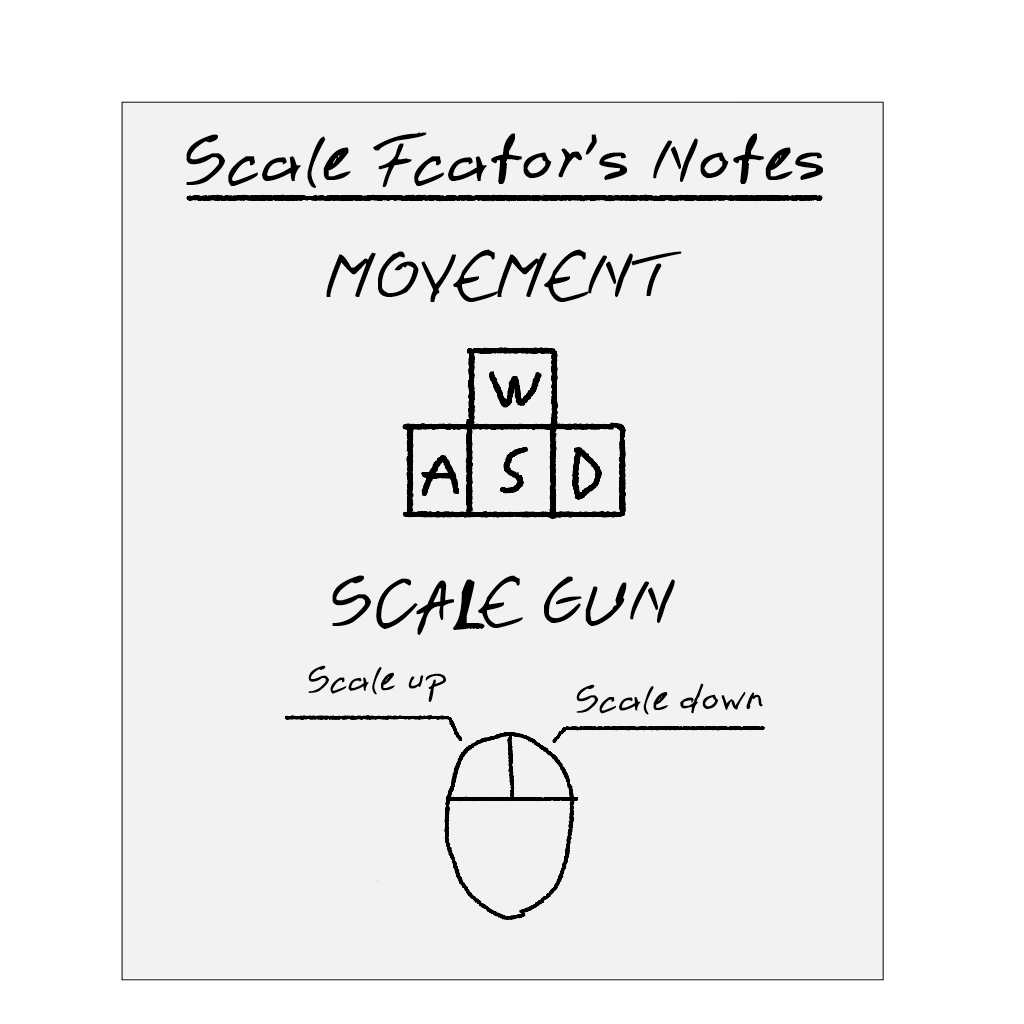
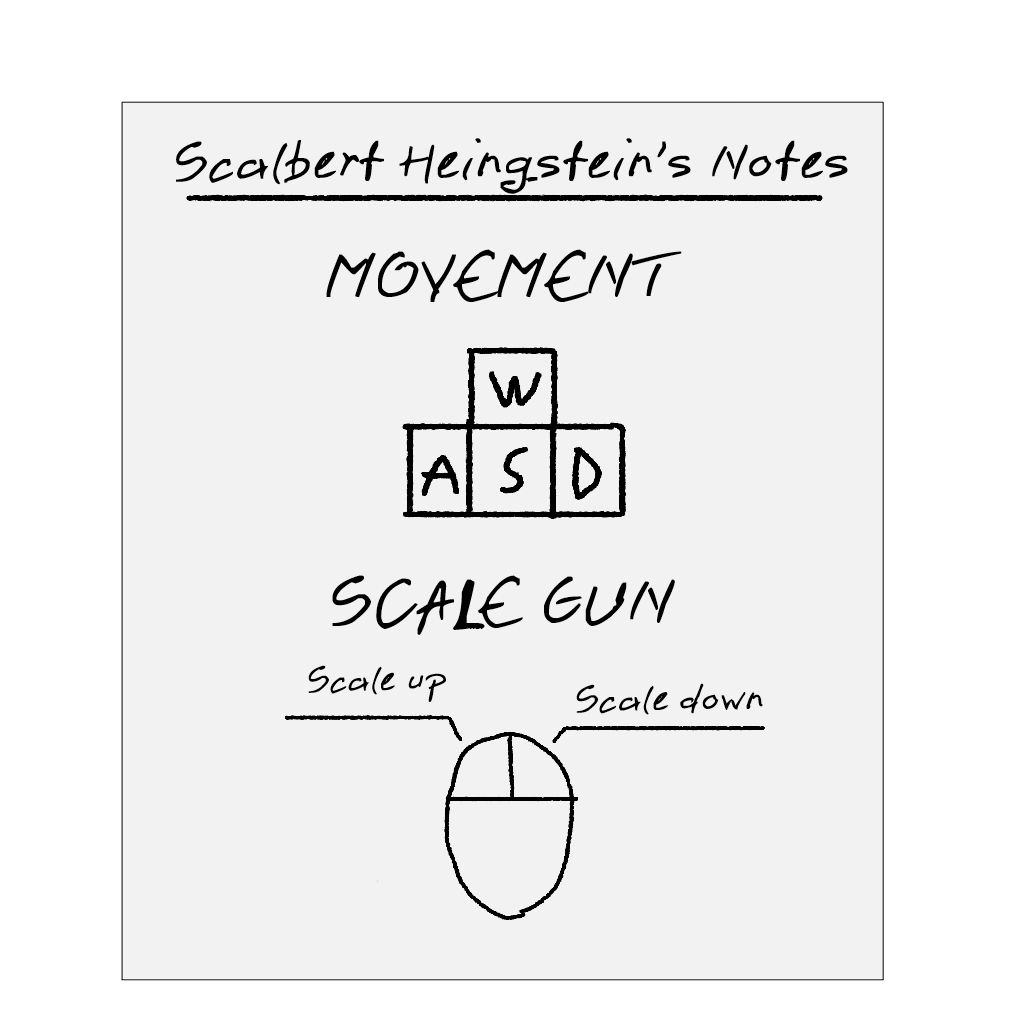
Layers edited between the first and the second 1024 x 1024 image:
renamed "Scale Fcator’s Notes" to "Scalbert Heingstein’s Notes", painted on it over left=176, top=132, right=848, bottom=194
